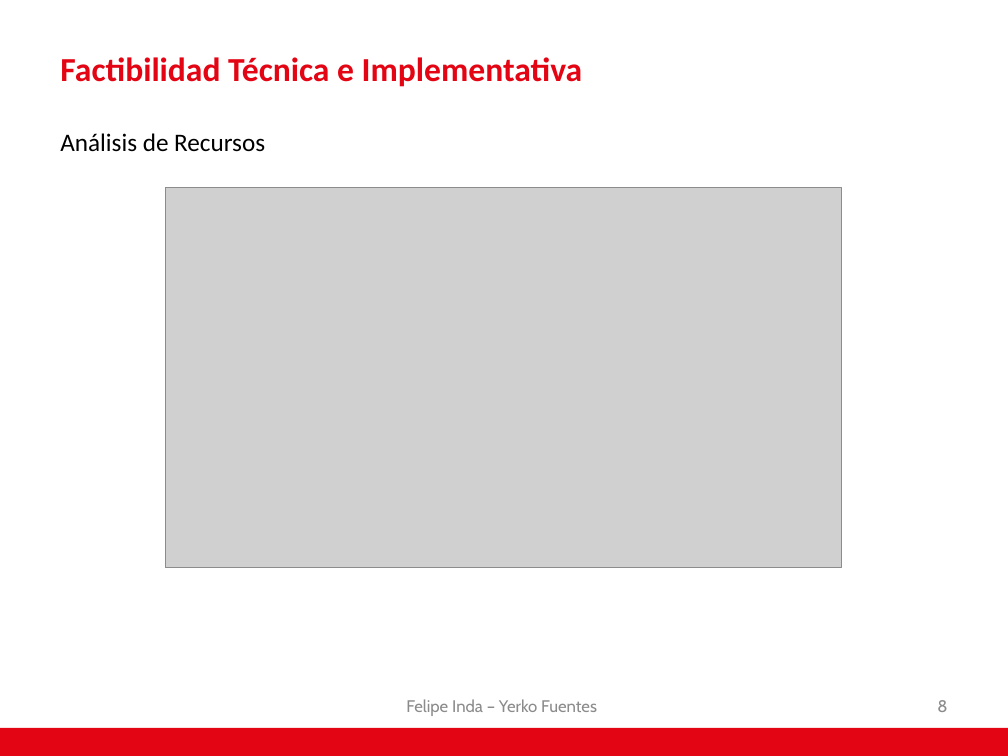
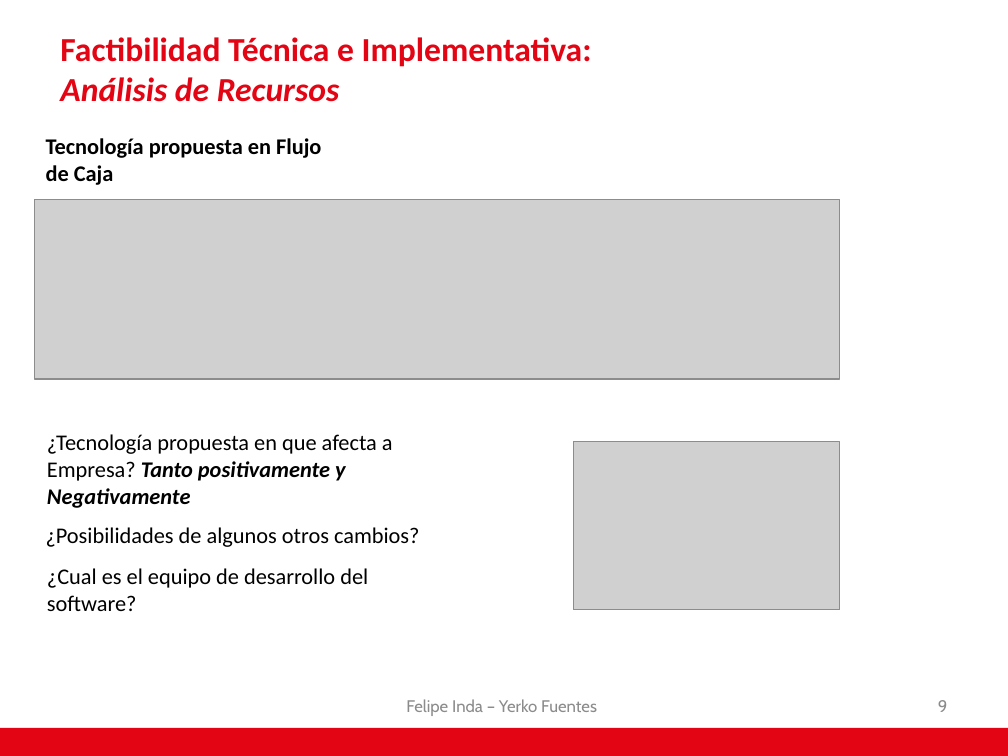
Before and after one commit to AdNNNN/inacap.2019, a slide deck: slide 9 of trabajos.inacap.2019/Preparacion y evaluacion de proyecto (PEP)/Visión artificial para el control vehicular .pptx (slide 8 before the commit). Drawn at 1008x756 pixels with LibreOffice and Linux fonts; fonts in the diff are those of the drawing; grey boxes stand for pictures; background and template pictures are left out. Boxes give left, top, right and bottom in pixels: in the first picture for what was removed or moved away, otherwise in the second. Text is boxed around its words. In the diff, an @@ line names an element or a change of style, - is before the commit and + after.

```diff
--- a/trabajos.inacap.2019/Preparacion y evaluacion de proyecto (PEP)/Visión artificial para el control vehicular .pptx
+++ b/trabajos.inacap.2019/Preparacion y evaluacion de proyecto (PEP)/Visión artificial para el control vehicular .pptx
@@ title at [60,37,592,102]: text changed @@
-Factibilidad Técnica e Implementativa
+Factibilidad Técnica e Implementativa: Análisis de Recursos
@@ text added at [46,138,321,185], 16 pt, text #000000, bold @@
+Tecnología propuesta en Flujo de Caja
@@ text removed at [60,133,265,152] @@
-Análisis de Recursos
@@ picture added at [34,200,840,379] @@
@@ picture removed at [165,187,842,568] @@
@@ text added at [47,434,393,508], 16 pt, text #000000 @@
+¿Tecnología propuesta en que afecta a Empresa? Tanto positivamente y Negativamente
@@ picture added at [574,442,841,610] @@
@@ text added at [46,527,419,547], 16 pt, text #000000 @@
+¿Posibilidades de algunos otros cambios?
@@ text added at [47,568,368,611], 16 pt, text #000000 @@
+¿Cual es el equipo de desarrollo del software?
@@ page number at [938,700,948,712]: text changed @@
-8
+9
```
Also in this commit, not shown: 12 other slides changed, 2 slides added.
